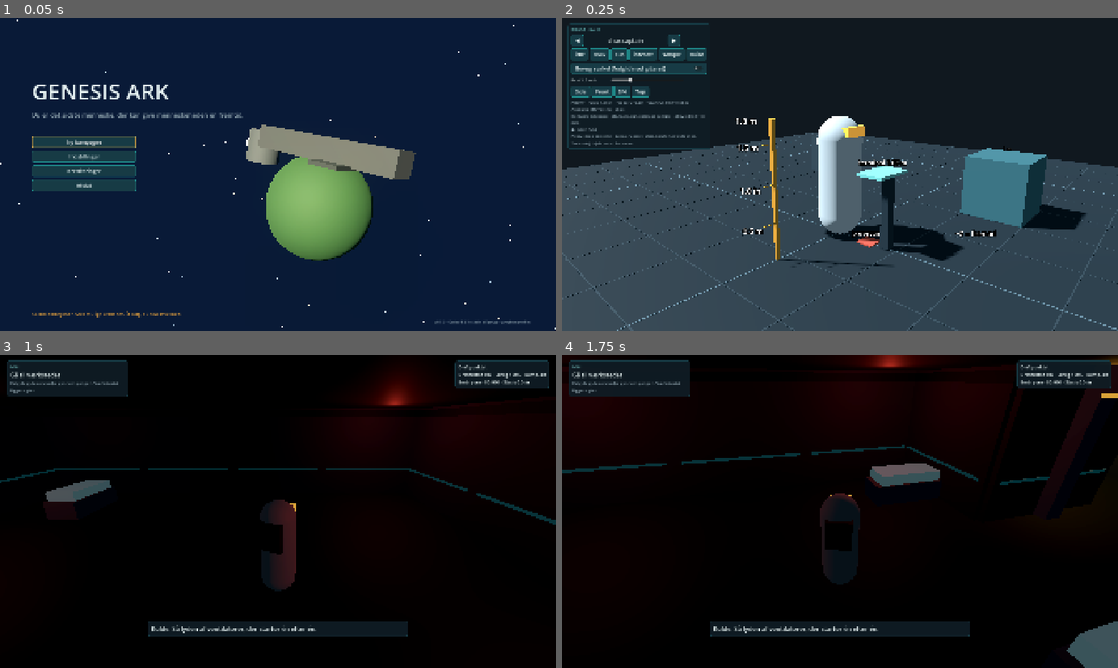
Above: before the commit, frames 1-4 (two rows, left to right).
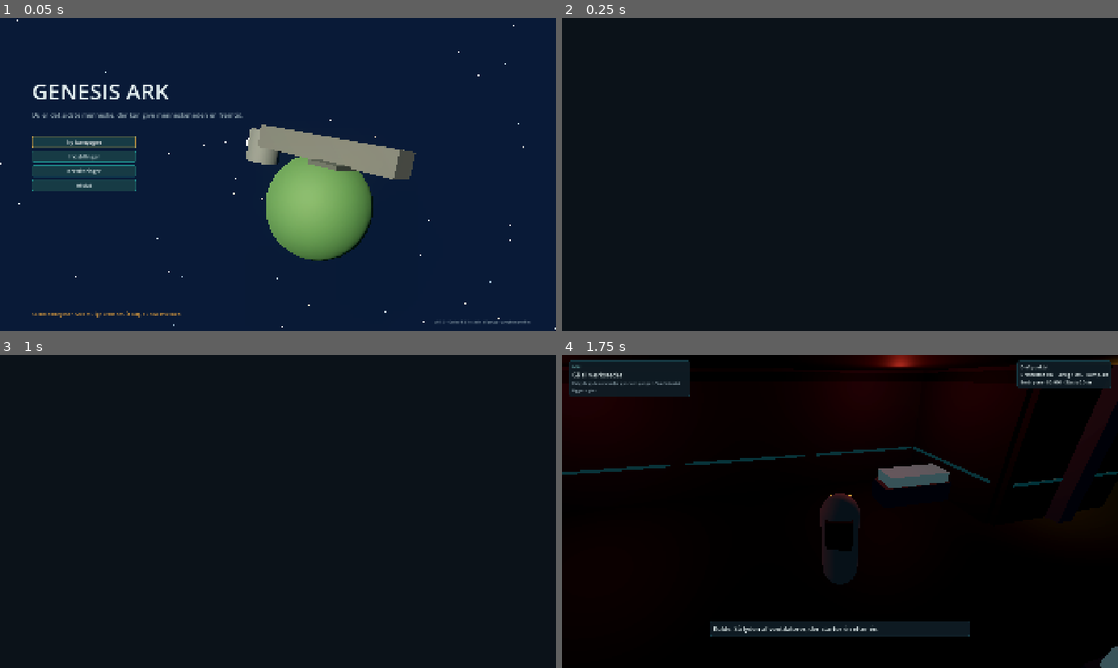
Above: after the commit, the same moments.

Repository: sebastianlistfeirup/GENESISARK
Game: Godot game, scene res://scenes/tests/scene_smoke.tscn
The game is run twice, just before and just after one commit, with the same random seed, the same clock (stepped at 60 frames per second) and the same inputs. This scene is started directly instead of the project's main scene.
Inputs (mouse positions are in pixels of both pictures, inside the frame that each line leads up to):
- Up to frame 1 (0.05 s): no input
- Up to frame 2 (0.25 s): no input
- Up to frame 3 (1 s): tap Enter (build_confirm) at 0.5 s; move the mouse to (400, 495) at 0.52 s; hold D (move_right) from 0.53 s (still down); hold Space (ascend) from 0.53 s (still down); click (400, 495) at 0.67 s
- Up to frame 4 (1.75 s): move the mouse to (812, 511) at 1.27 s; release D (move_right) at 1.28 s; release Space (ascend) at 1.28 s; hold W (move_forward) from 1.28 s (still down); tap F (autopilot) at 1.35 s

Frame 1 is identical in both runs. In frame 2, 60% of the frame differs, in the area x 0-100%, y 1-100%; in frame 3, 73%, in the area x 0-100%, y 0-100%; in frame 4, 3.8%.

Commit message:
Smoke: controller menu focus and settings persistence; groundwork evidence for GA-14/19/29/33
Co-Authored-By: Claude Opus 5.5 <noreply@anthropic.com>
Claude-Session: https://claude.ai/code/session_017YcnHpJixbeShoYSSbACge

Diff:
--- a/evidence/scene_smoke.json
+++ b/evidence/scene_smoke.json
@@ -3,6 +3,16 @@
     {
       "detail": "",
       "name": "menu_loads",
+      "ok": true
+    },
+    {
+      "detail": "@Button@45:<Button#90731185770>",
+      "name": "pad_focuses_menu",
+      "ok": true
+    },
+    {
+      "detail": "",
+      "name": "settings_persist",
       "ok": true
     },
     {
@@ -61,7 +71,7 @@
       "ok": true
     },
     {
-      "detail": "I_power_coupling:<Area3D#193474860270>",
+      "detail": "I_power_coupling:<Area3D#194414384370>",
       "name": "prompt_targets_coupling",
       "ok": true
     },
@@ -174,5 +184,5 @@
   "engine_version": "4.5.1-stable (official)",
   "failures": [],
   "status": "PASS",
-  "timestamp": "2026-10-18T08:01:28"
+  "timestamp": "2026-10-18T08:03:57"
 }
--- a/tests/scene_smoke.gd
+++ b/tests/scene_smoke.gd
@@ -57,7 +57,41 @@
 	# Main menu
 	var menu := await load_scene("res://scenes/menu/main_menu.tscn")
 	check("menu_loads", is_instance_valid(menu))
+	# Controller in menus: a pad button with nothing focused focuses the first button.
+	var fo := get_viewport().gui_get_focus_owner()
+	if fo:
+		fo.release_focus()
+	var jb := InputEventJoypadButton.new()
+	jb.button_index = JOY_BUTTON_DPAD_DOWN
+	jb.pressed = true
+	Input.parse_input_event(jb)
+	await frames(2)
+	check("pad_focuses_menu", get_viewport().gui_get_focus_owner() is Button and SettingsService.using_pad, str(get_viewport().gui_get_focus_owner()))
+	var jr := InputEventJoypadButton.new()
+	jr.button_index = JOY_BUTTON_DPAD_DOWN
+	Input.parse_input_event(jr)
+	var mk := InputEventKey.new()
+	mk.physical_keycode = KEY_SHIFT
+	mk.pressed = true
+	Input.parse_input_event(mk)
+	mk.pressed = false
+	Input.parse_input_event(mk)
+	await frames(1)
 	await unload(menu)
+
+	# Settings survive a restart (GA-33): written to disk and read back by a fresh loader.
+	var old_lang: Variant = SettingsService.get_value("language")
+	var old_scale: Variant = SettingsService.get_value("ui_scale")
+	SettingsService.values["ui_scale"] = 1.15
+	SettingsService.values["language"] = "en"
+	SettingsService.save_settings()
+	var cfg := ConfigFile.new()
+	var loaded := cfg.load(SettingsService.PATH) == OK
+	check("settings_persist", loaded and is_equal_approx(float(cfg.get_value("settings", "ui_scale", 0.0)), 1.15) and cfg.get_value("settings", "language", "") == "en")
+	SettingsService.values["ui_scale"] = old_scale
+	SettingsService.values["language"] = old_lang
+	SettingsService.save_settings()
+	SettingsService.apply()
 
 	# Controller: every pad binding is in the input map (keyboard remaps never remove it).
 	var pad_missing: Array = []
Not shown, changed: tools/update_tasks.py
Not shown, changed: tools/write_evidence.py
